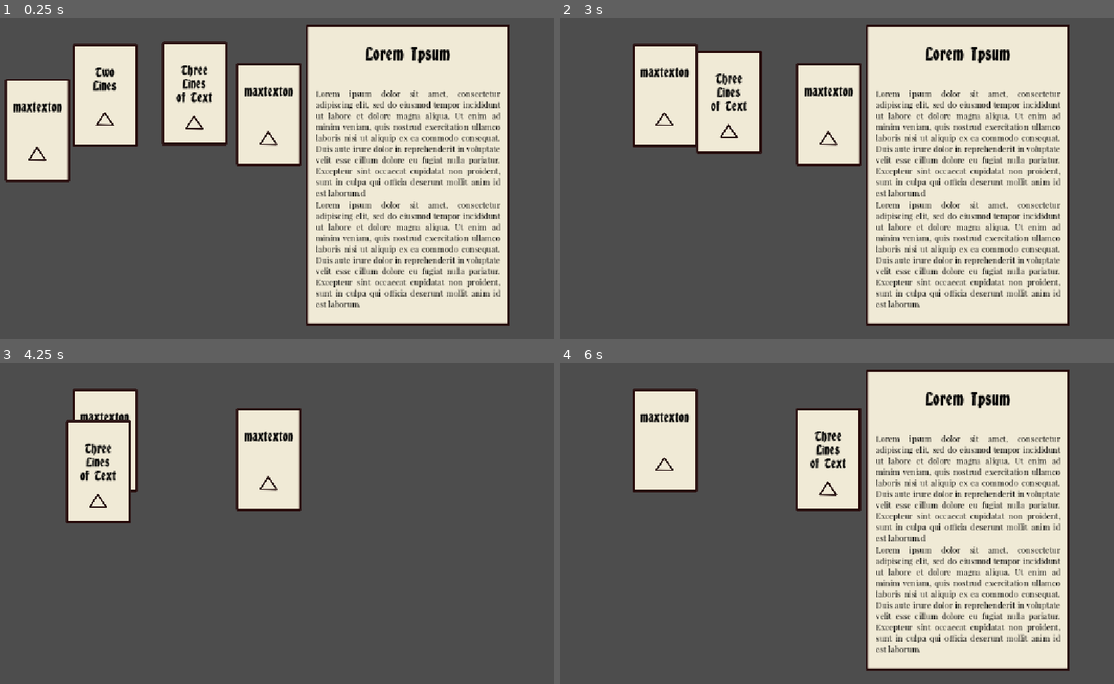
Above: before the commit, frames 1-4 (two rows, left to right).
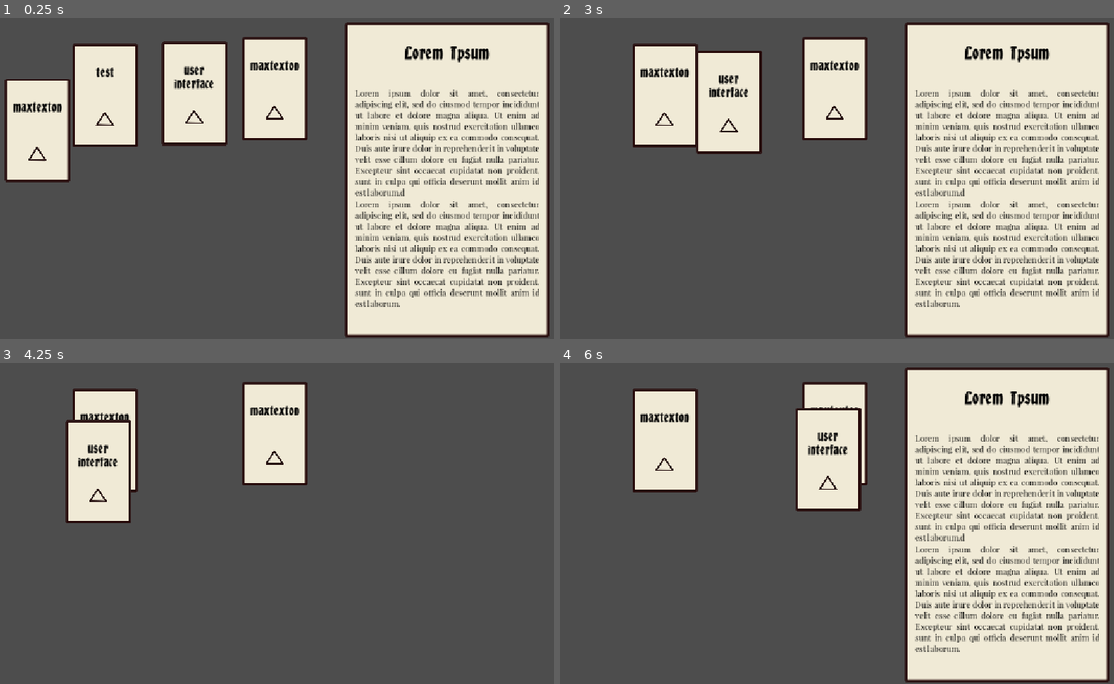
Above: after the commit, the same moments.

Repository: Ytlander/timeline-stories
Game: Godot game, scene res://Scenes/main.tscn
Two runs of this game, one before a commit and one after it. Both use one fixed random seed, a clock stepped at 60 frames per second and the inputs below.
Inputs (mouse positions are in pixels of both pictures, inside the frame that each line leads up to):
- Up to frame 1 (0.25 s): no input
- Up to frame 2 (3 s): tap Enter (ui_accept) at 0.5, 2.75 s; drag from (598, 130) to (825, 114) at 0.52 s; drag from (825, 114) to (665, 95) at 1.27 s; right-click (665, 95) at 2.1 s; click (665, 95) at 2.17 s; drag from (753, 91) to (659, 127) at 2.77 s
- Up to frame 3 (4.25 s): move the mouse to (448, 568) at 3.52 s; press the mouse at (448, 568) at 3.53 s; tap Enter (ui_accept) at 3.77 s; right-click (448, 568) at 3.8 s
- Up to frame 4 (6 s): release the mouse at (1008, 568) at 4.25 s; tap Enter (ui_accept) at 4.25, 5.75 s; drag from (659, 472) to (825, 459) at 4.27 s; move the mouse to (859, 520) at 5.02 s; right-click (859, 520) at 5.1 s; click (859, 520) at 5.17 s; drag from (742, 436) to (715, 536) at 5.77 s

The runs differ from the first frame. In frame 1, 27% of the frame differs, in the area x 16-100%, y 1-100%; in frame 2, 27%; in frame 3, 3.6%; in frame 4, 25%.

Commit message:
add right click and card sorting
You can now right click a card and it will get sorted so the top card is sent from the card manager via the eventbus to anyone who wants to listen. So far I have connected it to the animation controller

Diff:
--- /dev/null
+++ b/Scenes/event_text_controller.tscn
@@ -0,0 +1,69 @@
+[gd_scene load_steps=4 format=3 uid="uid://ddyng28usspt6"]
+
+[ext_resource type="Theme" uid="uid://gtweqjsmt5k" path="res://default_ui_theme.tres" id="1_wgij7"]
+[ext_resource type="Script" uid="uid://c8dbb4t4hwrdv" path="res://Scripts/event_text.gd" id="2_6a6rj"]
+[ext_resource type="FontFile" uid="uid://bk45soa0k4vp7" path="res://Assets/Fonts/PlayfairDisplay-Regular.ttf" id="3_fnanm"]
+
+[node name="EventTextController" type="Control"]
+layout_mode = 3
+anchors_preset = 11
+anchor_left = 1.0
+anchor_right = 1.0
+anchor_bottom = 1.0
+offset_left = -209.0
+offset_top = 334.0
+offset_right = -209.0
+offset_bottom = -314.0
+grow_horizontal = 0
+grow_vertical = 2
+
+[node name="EventText" type="PanelContainer" parent="."]
+layout_mode = 1
+anchors_preset = 11
+anchor_left = 1.0
+anchor_right = 1.0
+anchor_bottom = 1.0
+offset_left = -223.0
+offset_top = -313.0
+offset_right = 182.0
+offset_bottom = 310.0
+grow_horizontal = 0
+grow_vertical = 2
+theme = ExtResource("1_wgij7")
+script = ExtResource("2_6a6rj")
+
+[node name="MarginContainer" type="MarginContainer" parent="EventText"]
+layout_mode = 2
+theme_override_constants/margin_left = 15
+theme_override_constants/margin_top = 35
+theme_override_constants/margin_right = 15
+theme_override_constants/margin_bottom = 25
+
+[node name="VBoxContainer" type="VBoxContainer" parent="EventText/MarginContainer"]
+layout_mode = 2
+
+[node name="Header" type="RichTextLabel" parent="EventText/MarginContainer/VBoxContainer"]
+layout_mode = 2
+size_flags_vertical = 3
+size_flags_stretch_ratio = 2.0
+theme_override_font_sizes/normal_font_size = 32
+text = "Lorem Ipsum"
+scroll_active = false
+horizontal_alignment = 1
+vertical_alignment = 1
+
+[node name="spacer" type="Control" parent="EventText/MarginContainer/VBoxContainer"]
+custom_minimum_size = Vector2(0, 35)
+layout_mode = 2
+
+[node name="Text" type="RichTextLabel" parent="EventText/MarginContainer/VBoxContainer"]
+layout_mode = 2
+size_flags_vertical = 3
+size_flags_stretch_ratio = 20.0
+theme_override_fonts/normal_font = ExtResource("3_fnanm")
+theme_override_font_sizes/normal_font_size = 16
+text = "Lorem ipsum dolor sit amet, consectetur adipiscing elit, sed do eiusmod tempor incididunt ut labore et dolore magna aliqua. Ut enim ad minim veniam, quis nostrud exercitation ullamco laboris nisi ut aliquip ex ea commodo consequat. Duis aute irure dolor in reprehenderit in voluptate velit esse cillum dolore eu fugiat nulla pariatur. Excepteur sint occaecat cupidatat non proident, sunt in culpa qui officia deserunt mollit anim id est laborum.d
+Lorem ipsum dolor sit amet, consectetur adipiscing elit, sed do eiusmod tempor incididunt ut labore et dolore magna aliqua. Ut enim ad minim veniam, quis nostrud exercitation ullamco laboris nisi ut aliquip ex ea commodo consequat. Duis aute irure dolor in reprehenderit in voluptate velit esse cillum dolore eu fugiat nulla pariatur. Excepteur sint occaecat cupidatat non proident, sunt in culpa qui officia deserunt mollit anim id est laborum."
+fit_content = true
+scroll_active = false
+horizontal_alignment = 3
--- a/Scenes/main.tscn
+++ b/Scenes/main.tscn
@@ -1,10 +1,9 @@
-[gd_scene load_steps=6 format=3 uid="uid://d4llv7opqcv4p"]
+[gd_scene load_steps=5 format=3 uid="uid://d4llv7opqcv4p"]
 
 [ext_resource type="PackedScene" uid="uid://da3vfbn325gkk" path="res://Scenes/story_card.tscn" id="1_jjgbg"]
 [ext_resource type="Script" uid="uid://cxkgkg0ts864s" path="res://Scripts/card_manager.gd" id="2_bo1nx"]
-[ext_resource type="Theme" uid="uid://gtweqjsmt5k" path="res://default_ui_theme.tres" id="3_8gbba"]
-[ext_resource type="FontFile" uid="uid://bk45soa0k4vp7" path="res://Assets/Fonts/PlayfairDisplay-Regular.ttf" id="4_jjvhh"]
-[ext_resource type="Script" uid="uid://c8dbb4t4hwrdv" path="res://Scripts/event_text.gd" id="4_kry3j"]
+[ext_resource type="PackedScene" uid="uid://ddyng28usspt6" path="res://Scenes/event_text_controller.tscn" id="3_8gbba"]
+[ext_resource type="Script" uid="uid://bxsr1lvutq7ve" path="res://Scripts/animation_controller.gd" id="4_jjvhh"]
 
 [node name="Main" type="Node2D"]
 
@@ -15,74 +14,27 @@
 position = Vector2(111, 234)
 
 [node name="Story_Card4" parent="Card Manager" instance=ExtResource("1_jjgbg")]
-position = Vector2(569, 203)
+position = Vector2(581, 152)
 
 [node name="Story_Card2" parent="Card Manager" instance=ExtResource("1_jjgbg")]
 position = Vector2(245, 165)
 
-[node name="RichTextLabel" parent="Card Manager/Story_Card2/PanelContainer/MarginContainer/VBoxContainer" index="0"]
-text = "Two
-Lines"
+[node name="CardHeader" parent="Card Manager/Story_Card2/PanelContainer/MarginContainer/VBoxContainer" index="0"]
+text = "test"
 
 [node name="Story_Card3" parent="Card Manager" instance=ExtResource("1_jjgbg")]
 position = Vector2(422, 161)
 
-[node name="RichTextLabel" parent="Card Manager/Story_Card3/PanelContainer/MarginContainer/VBoxContainer" index="0"]
-text = "Three
-Lines
-of Text"
+[node name="CardHeader" parent="Card Manager/Story_Card3/PanelContainer/MarginContainer/VBoxContainer" index="0"]
+text = "user interface"
 
 [node name="CanvasLayer" type="CanvasLayer" parent="."]
 
-[node name="EventText" type="PanelContainer" parent="CanvasLayer"]
-anchors_preset = 11
-anchor_left = 1.0
-anchor_right = 1.0
-anchor_bottom = 1.0
-offset_left = -510.0
-offset_top = 24.0
-offset_right = -105.0
-offset_bottom = -26.0
-grow_horizontal = 0
-grow_vertical = 2
-theme = ExtResource("3_8gbba")
-script = ExtResource("4_kry3j")
+[node name="EventTextController" parent="CanvasLayer" instance=ExtResource("3_8gbba")]
 
-[node name="MarginContainer" type="MarginContainer" parent="CanvasLayer/EventText"]
-layout_mode = 2
-theme_override_constants/margin_left = 15
-theme_override_constants/margin_top = 35
-theme_override_constants/margin_right = 15
-theme_override_constants/margin_bottom = 25
-
-[node name="VBoxContainer" type="VBoxContainer" parent="CanvasLayer/EventText/MarginContainer"]
-layout_mode = 2
-
-[node name="Header" type="RichTextLabel" parent="CanvasLayer/EventText/MarginContainer/VBoxContainer"]
-layout_mode = 2
-size_flags_vertical = 3
-size_flags_stretch_ratio = 2.0
-theme_override_font_sizes/normal_font_size = 32
-text = "Lorem Ipsum"
-scroll_active = false
-horizontal_alignment = 1
-vertical_alignment = 1
-
-[node name="spacer" type="Control" parent="CanvasLayer/EventText/MarginContainer/VBoxContainer"]
-custom_minimum_size = Vector2(0, 35)
-layout_mode = 2
-
-[node name="Text" type="RichTextLabel" parent="CanvasLayer/EventText/MarginContainer/VBoxContainer"]
-layout_mode = 2
-size_flags_vertical = 3
-size_flags_stretch_ratio = 20.0
-theme_override_fonts/normal_font = ExtResource("4_jjvhh")
-theme_override_font_sizes/normal_font_size = 16
-text = "Lorem ipsum dolor sit amet, consectetur adipiscing elit, sed do eiusmod tempor incididunt ut labore et dolore magna aliqua. Ut enim ad minim veniam, quis nostrud exercitation ullamco laboris nisi ut aliquip ex ea commodo consequat. Duis aute irure dolor in reprehenderit in voluptate velit esse cillum dolore eu fugiat nulla pariatur. Excepteur sint occaecat cupidatat non proident, sunt in culpa qui officia deserunt mollit anim id est laborum.d
-Lorem ipsum dolor sit amet, consectetur adipiscing elit, sed do eiusmod tempor incididunt ut labore et dolore magna aliqua. Ut enim ad minim veniam, quis nostrud exercitation ullamco laboris nisi ut aliquip ex ea commodo consequat. Duis aute irure dolor in reprehenderit in voluptate velit esse cillum dolore eu fugiat nulla pariatur. Excepteur sint occaecat cupidatat non proident, sunt in culpa qui officia deserunt mollit anim id est laborum."
-fit_content = true
-scroll_active = false
-horizontal_alignment = 3
+[node name="AnimationController" type="Node" parent="."]
+script = ExtResource("4_jjvhh")
 
 [editable path="Card Manager/Story_Card2"]
 [editable path="Card Manager/Story_Card3"]
+[editable path="CanvasLayer/EventTextController"]
--- a/Scenes/story_card.tscn
+++ b/Scenes/story_card.tscn
@@ -41,7 +41,7 @@
 layout_mode = 2
 mouse_filter = 2
 
-[node name="RichTextLabel" type="RichTextLabel" parent="PanelContainer/MarginContainer/VBoxContainer"]
+[node name="CardHeader" type="RichTextLabel" parent="PanelContainer/MarginContainer/VBoxContainer"]
 layout_mode = 2
 size_flags_vertical = 3
 size_flags_stretch_ratio = 3.0
--- /dev/null
+++ b/Scripts/animation_controller.gd
@@ -0,0 +1,7 @@
+extends Node
+
+func _ready():
+	EventBus.connect("display_text", _on_display_text)
+
+func _on_display_text(card):
+	print("Animation controller received card: ", card)
--- a/Scripts/card_manager.gd
+++ b/Scripts/card_manager.gd
@@ -3,12 +3,15 @@
 @export var click_to_drop: bool = false
 
 var clicked_cards: Array
-var dragged_card: Area2D
+var right_clicked_cards: Array
+var card_to_open: Area2D
+var dragged_card: Area2D = null
 var lerp_speed: int = 25
 var mouse_offset: Vector2
 
 func _ready():
 	EventBus.card_clicked.connect(_on_card_clicked)
+	EventBus.card_right_clicked.connect(_on_card_right_clicked)
 
 func _physics_process(delta):
 		if dragged_card != null:
@@ -53,6 +56,22 @@
 			var mouse_position = get_global_mouse_position()
 			mouse_offset = mouse_position - dragged_card.global_position
 
+	##Getting the top card when right clicking a stack
+	##Sends a signal that we have a card that we want to open
+	##This signal is received by the Animation Controller and the Event Text Controller
+	if Input.is_action_just_pressed("right_click"):
+		await  get_tree().process_frame #Need to wait for the right_clicked_cards array to populate
+		if !right_clicked_cards.is_empty():
+			if right_clicked_cards.size() > 1:
+				card_to_open = get_highest_z_level_card(right_clicked_cards)
+			else:
+				card_to_open = right_clicked_cards[0]
+		if card_to_open:
+			EventBus.display_text.emit(card_to_open)
+			right_clicked_cards.clear()
+			card_to_open = null
+
+
 ##This sorts an array based on Z index. Maybe move this into a utility function in the future? Could be used for multiple things.
 func get_highest_z_level_card(cards: Array):
 	cards.sort_custom(func(a, b): return a.z_index > b.z_index)
@@ -62,3 +81,7 @@
 ##This will fire once for every overlapping card that is clicked on. Therefore we save all the cards in an array
 func _on_card_clicked(card):
 	clicked_cards.append(card)
+
+func _on_card_right_clicked(card):
+	if dragged_card == null:
+		right_clicked_cards.append(card)
--- a/Scripts/event_bus.gd
+++ b/Scripts/event_bus.gd
@@ -1,3 +1,5 @@
 extends Node
 
 signal card_clicked(card)
+signal card_right_clicked(card)
+signal display_text(card)
--- a/Scripts/story_card.gd
+++ b/Scripts/story_card.gd
@@ -1,6 +1,11 @@
 extends Area2D
+
+@onready var card_header = $PanelContainer/MarginContainer/VBoxContainer/CardHeader
 
 ##Tells the Card Manager that the card has been clicked
 func _on_input_event(viewport, event, shape_idx):
 	if Input.is_action_just_pressed("left_click"):
 		EventBus.card_clicked.emit(self)
+
+	if Input.is_action_just_pressed("right_click"):
+		EventBus.card_right_clicked.emit(self)
--- a/project.godot
+++ b/project.godot
@@ -31,3 +31,8 @@
 "events": [Object(InputEventMouseButton,"resource_local_to_scene":false,"resource_name":"","device":-1,"window_id":0,"a …(253 unchanged characters)…
 ]
 }
+right_click={
+"deadzone": 0.2,
+"events": [Object(InputEventMouseButton,"resource_local_to_scene":false,"resource_name":"","device":-1,"window_id":0,"alt_pressed":false,"shift_pressed":false,"ctrl_pressed":false,"meta_pressed":false,"button_mask":2,"position":Vector2(309, 15),"global_position":Vector2(318, 63),"factor":1.0,"button_index":2,"canceled":false,"pressed":true,"double_click":false,"script":null)
+]
+}
Not shown, added: Scripts/animation_controller.gd.uid
